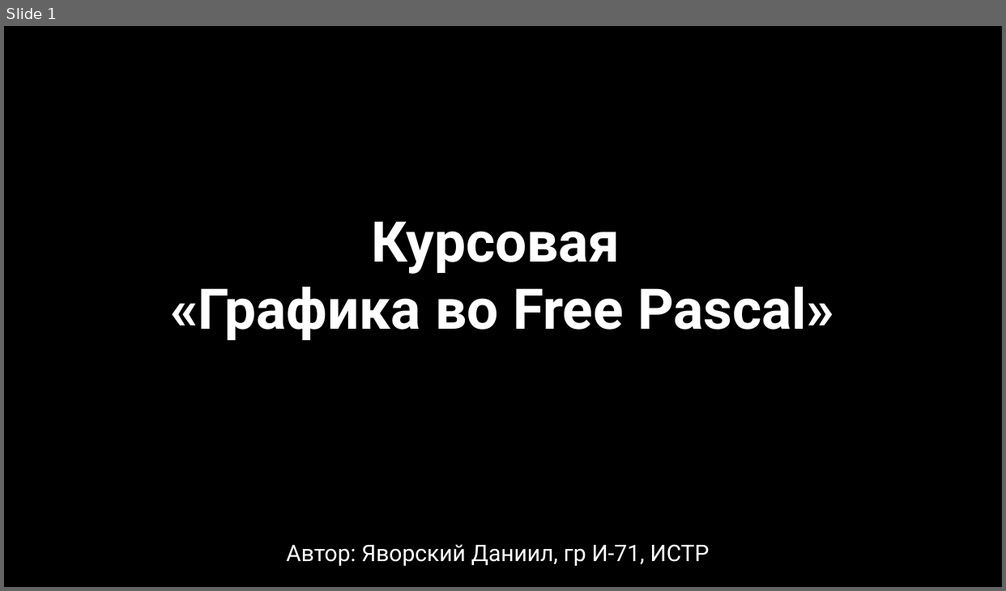
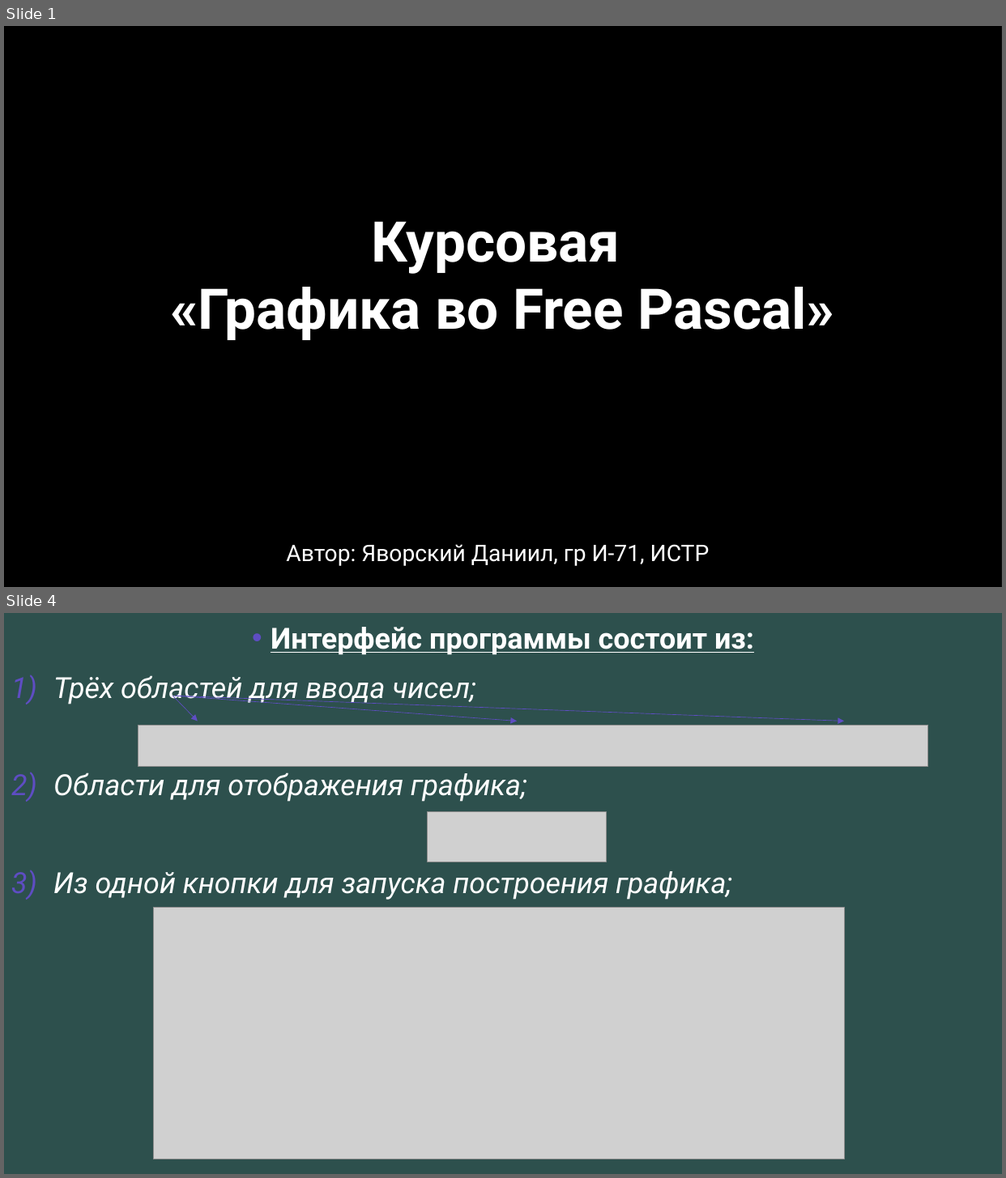
Before and after one commit to DaniilYavorskiy/Kursach, a slide deck: Курсовая Графика во Free Pascal.pptx. Shown one above the other, each under a label of ours: slide 1 before the commit, slides 1 and 4 after it; the slides between them are not shown. The pictures are 1006x591 and 1006x1178 pixels, drawn with LibreOffice and Linux fonts; fonts in the diff are those of the drawing; grey boxes stand for pictures; background and template pictures are left out; a plain dark background stands for a picture behind light text. Boxes give left, top, right and bottom in pixels: in the first picture for what was removed or moved away, otherwise in the second. Text is boxed around its words. In the diff, an @@ line names an element or a change of style, - is before the commit and + after.

```diff
--- a/Курсовая Графика во Free Pascal.pptx
+++ b/Курсовая Графика во Free Pascal.pptx
@@ slide 4 added at box(4, 613, 1002, 1174), background #FFFFFF @@
@@ rectangle added at box(4, 613, 1002, 1174), fill #2D504D @@
@@ text added at box(53, 627, 754, 900), 28 pt, text #FFFFFF, italic @@
+• Интерфейс программы состоит из:
+1) Трёх областей для ввода чисел;
+2) Области для отображения графика;
+3) Из одной кнопки для запуска построения графика;
@@ arrow added from (173, 696) to (198, 721), #5E4DC3 0.5 pt @@
@@ arrow added from (176, 696) to (517, 721), #5E4DC3 0.5 pt @@
@@ arrow added from (176, 696) to (844, 721), #5E4DC3 0.5 pt @@
@@ picture added at box(138, 725, 928, 766) @@
@@ picture added at box(428, 812, 607, 863) @@
@@ picture added at box(154, 908, 844, 1161) @@
```
Also in this commit, not shown: 2 other slides added.
